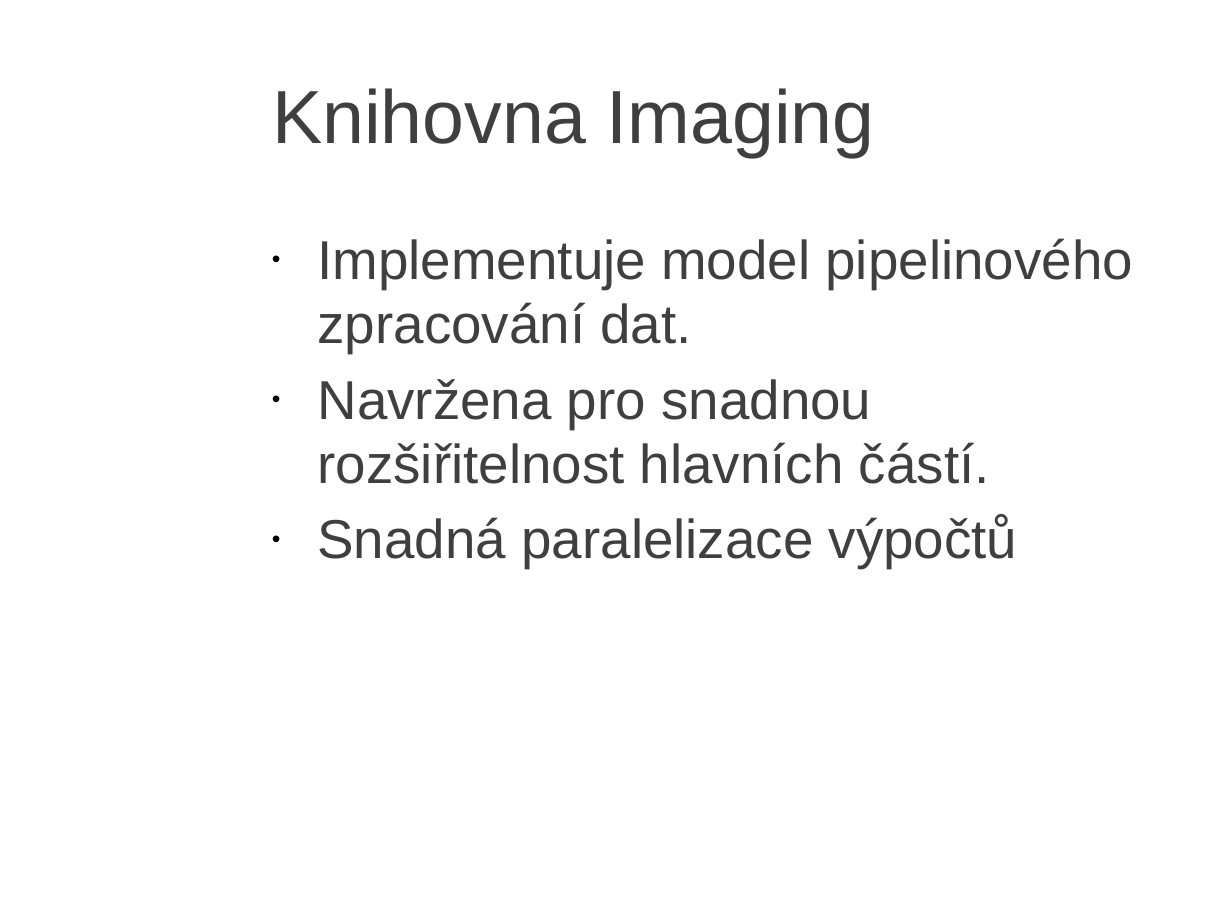
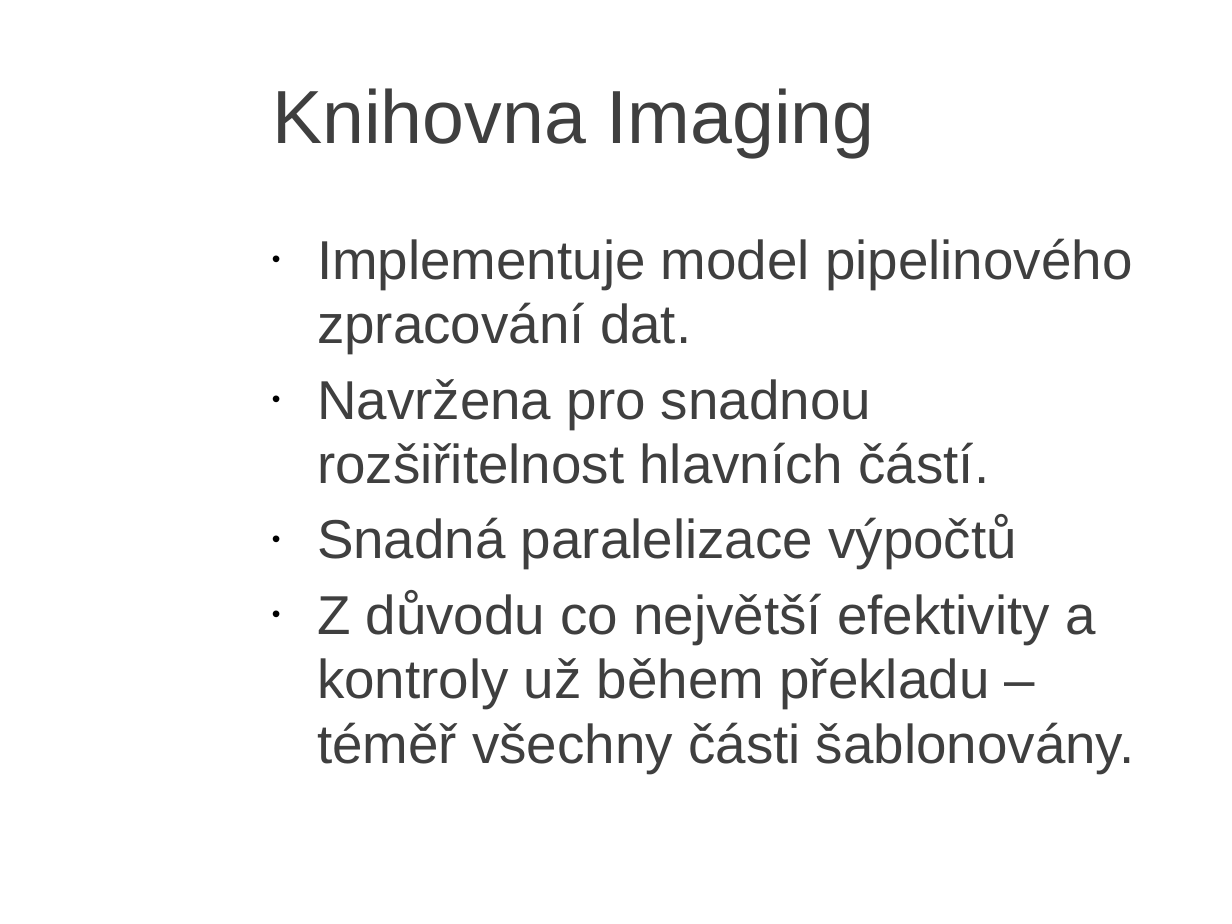
Before and after one commit to JanKolomaznik/MedV4D, a slide deck: slide 1 of doc/Presentation/Imaging.ppt (slide 2 before the commit). Drawn at 1232x924 pixels with LibreOffice and Linux fonts; fonts in the diff are those of the drawing; background and template pictures are left out. Boxes give left, top, right and bottom in pixels: in the first picture for what was removed or moved away, otherwise in the second. Text is boxed around its words. In the diff, an @@ line names an element or a change of style, - is before the commit and + after.

Commit message:
Doc

```diff
--- a/doc/Presentation/Imaging.ppt
+++ b/doc/Presentation/Imaging.ppt
@@ text at <box>317,591,1135,772</box>: paragraph added @@
+• Z důvodu co největší efektivity a kontroly už během překladu – téměř všechny části šablonovány.
```
Also in this commit, not shown: 1 other slide changed, 5 slides added, 4 slides removed.
